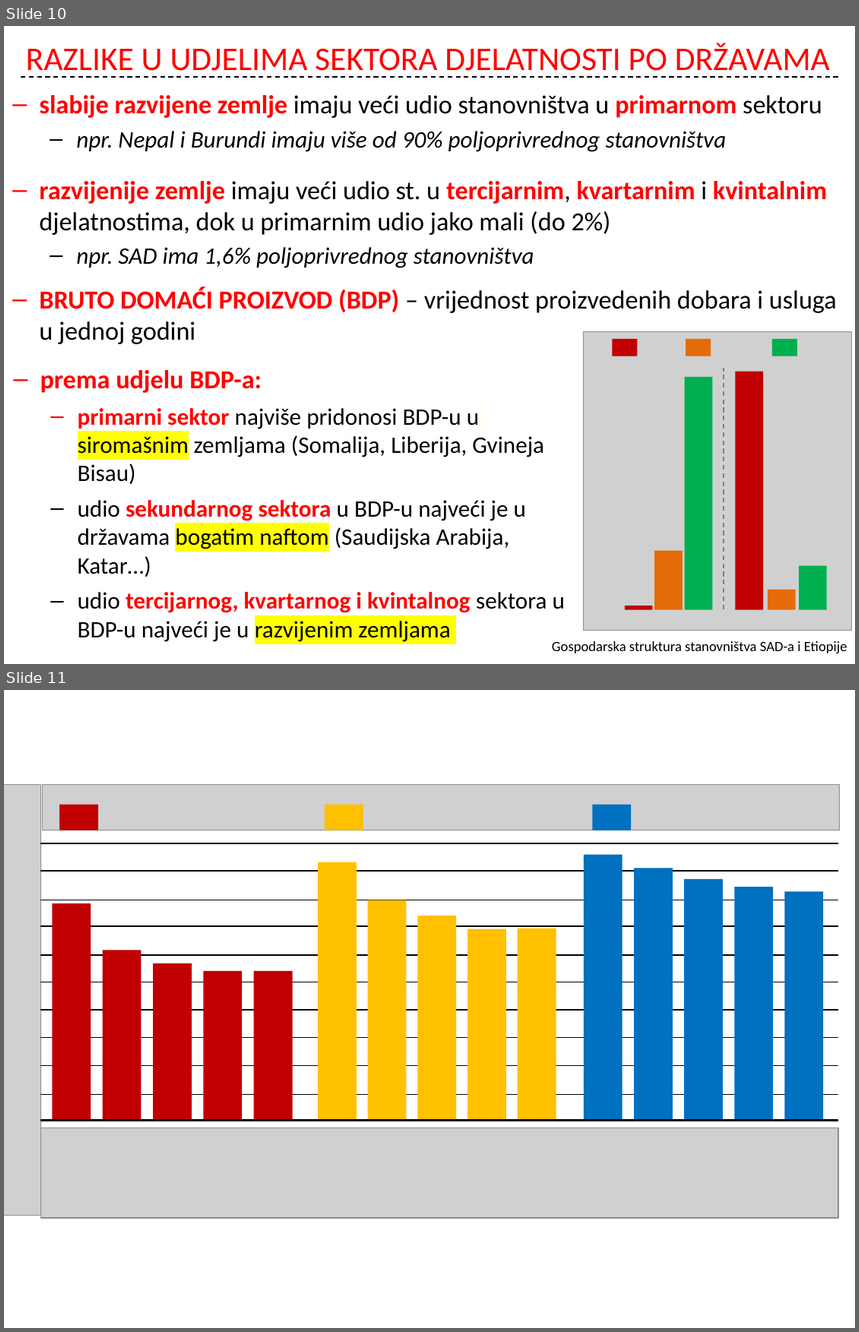
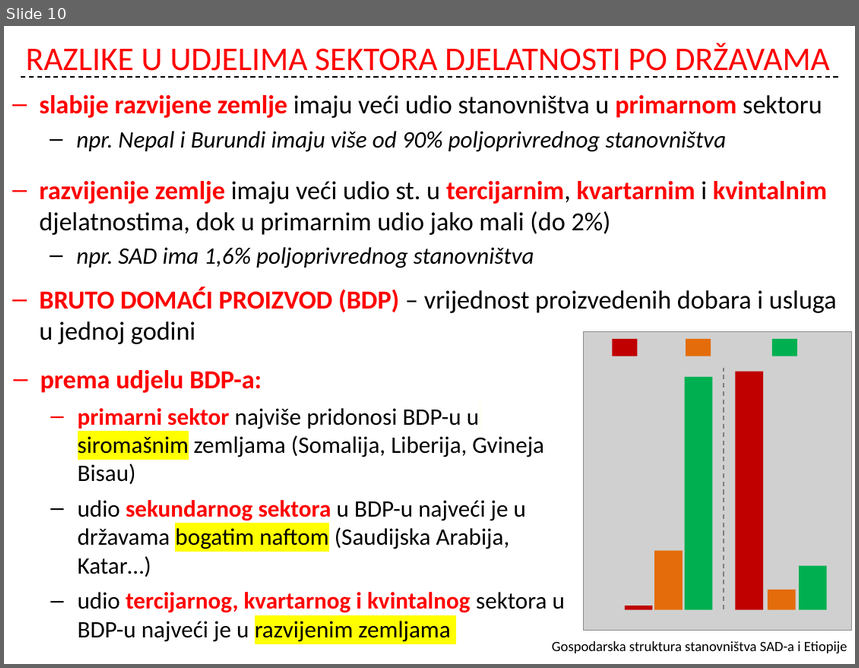
Before and after one commit to cornx/print, a slide deck: data/geografija/prezentacije/E1_003_Ekonomski_sektori.pptx. Shown one above the other, each under a label of ours: slides 10 and 11 before the commit, slide 10 after it. The pictures are 859x1332 and 859x668 pixels, drawn with LibreOffice and Linux fonts; fonts in the diff are those of the drawing; grey boxes stand for pictures. Boxes give left, top, right and bottom in pixels: in the first picture for what was removed or moved away, otherwise in the second. Text is boxed around its words. In the diff, an @@ line names an element or a change of style, - is before the commit and + after.

```diff
--- a/data/geografija/prezentacije/E1_003_Ekonomski_sektori.pptx
+++ b/data/geografija/prezentacije/E1_003_Ekonomski_sektori.pptx
@@ slide 11 removed at bbox=[4, 690, 855, 1328], background #FFFFFF @@
@@ picture removed at bbox=[4, 784, 40, 1215] @@
@@ group removed at bbox=[42, 784, 840, 831]: 3 rectangles, 1 picture @@
@@ line removed from (40, 844) to (838, 844) @@
@@ line removed from (40, 870) to (838, 870) @@
@@ rectangle removed at bbox=[318, 862, 357, 1120] @@
@@ rectangle removed at bbox=[584, 854, 622, 1119] @@
@@ rectangle removed at bbox=[634, 868, 672, 1120] @@
@@ rectangle removed at bbox=[684, 879, 722, 1120] @@
@@ rectangle removed at bbox=[734, 887, 772, 1120] @@
@@ rectangle removed at bbox=[785, 891, 823, 1120] @@
@@ line removed from (40, 901) to (838, 901) @@
@@ rectangle removed at bbox=[53, 904, 91, 1120] @@
@@ rectangle removed at bbox=[367, 901, 406, 1120] @@
@@ rectangle removed at bbox=[417, 916, 456, 1120] @@
@@ line removed from (40, 926) to (838, 926) @@
@@ rectangle removed at bbox=[468, 929, 506, 1120] @@
@@ rectangle removed at bbox=[517, 929, 556, 1120] @@
@@ line removed from (40, 955) to (838, 955) @@
@@ rectangle removed at bbox=[103, 951, 141, 1120] @@
@@ line removed from (40, 983) to (838, 983) @@
@@ rectangle removed at bbox=[153, 964, 191, 1120] @@
@@ rectangle removed at bbox=[203, 971, 241, 1120] @@
@@ rectangle removed at bbox=[254, 971, 293, 1120] @@
@@ line removed from (40, 1010) to (838, 1010) @@
@@ line removed from (40, 1037) to (838, 1037) @@
@@ line removed from (40, 1066) to (838, 1066) @@
@@ line removed from (40, 1094) to (838, 1094) @@
@@ line removed from (40, 1121) to (838, 1121) @@
@@ picture removed at bbox=[40, 1129, 838, 1219] @@
```
Also in this commit, not shown: 1 slide added.
